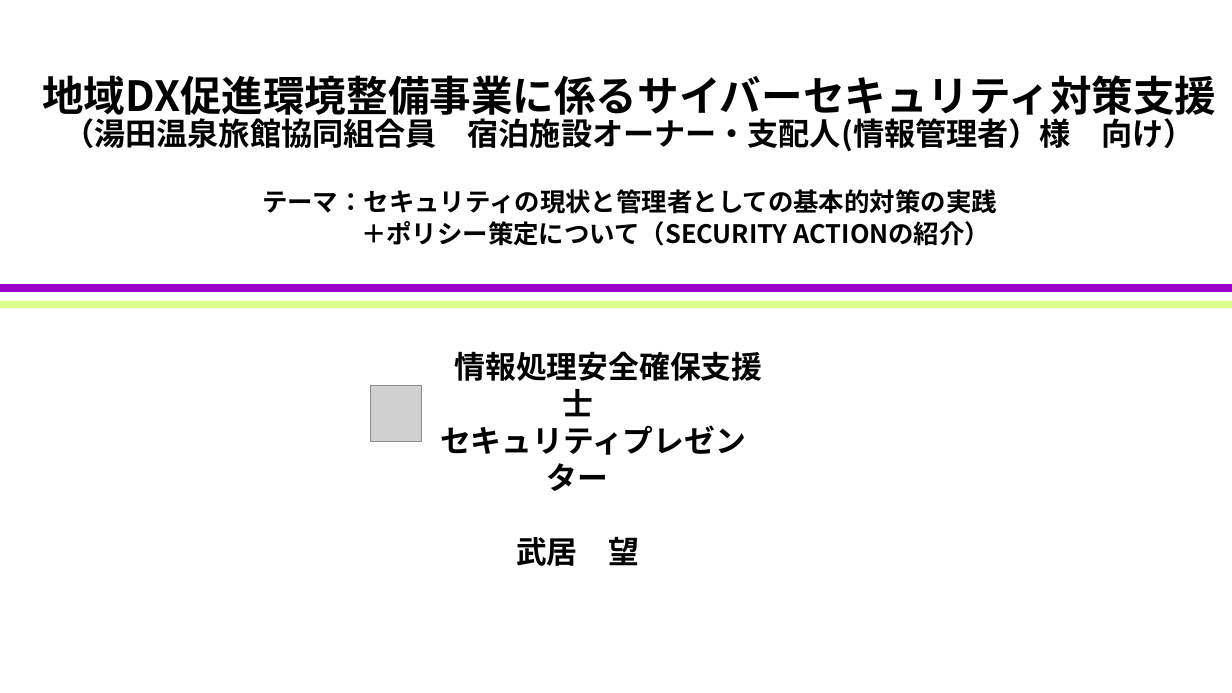
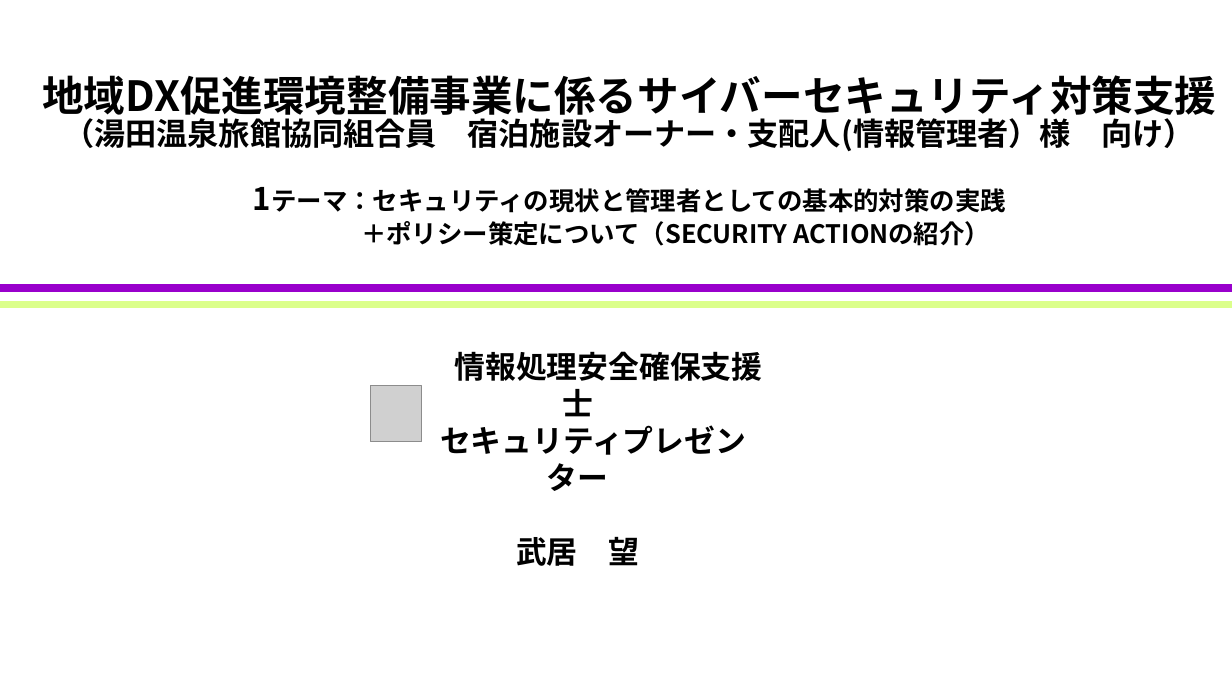
Before and after one commit to taketake00/test-nri-1, a slide deck: slide 1 of 湯田温泉旅館協同組合 管理者様向けセキュリティ研修1026.pptx. Drawn at 1232x693 pixels with LibreOffice and Linux fonts; fonts in the diff are those of the drawing; grey boxes stand for pictures. Boxes give left, top, right and bottom in pixels: in the first picture for what was removed or moved away, otherwise in the second. Text is boxed around its words. In the diff, an @@ line names an element or a change of style, - is before the commit and + after.

Commit message:
1029-22

```diff
--- a/湯田温泉旅館協同組合 管理者様向けセキュリティ研修1026.pptx
+++ b/湯田温泉旅館協同組合 管理者様向けセキュリティ研修1026.pptx
@@ title at (42,75,1216,246): text changed @@
-地域DX促進環境整備事業に係るサイバーセキュリティ対策支援
-（湯田温泉旅館協同組合員 宿泊施設オーナー・支配人(情報管理者）様 向け）
-テーマ：セキュリティの現状と管理者としての基本的対策の実践
-＋ポリシー策定について（SECURITY ACTIONの紹介）
+地域DX促進環境整備事業に係るサイバーセキュリティ対策支援
+（湯田温泉旅館協同組合員 宿泊施設オーナー・支配人(情報管理者）様 向け）
+1テーマ：セキュリティの現状と管理者としての基本的対策の実践
+＋ポリシー策定について（SECURITY ACTIONの紹介）
```
